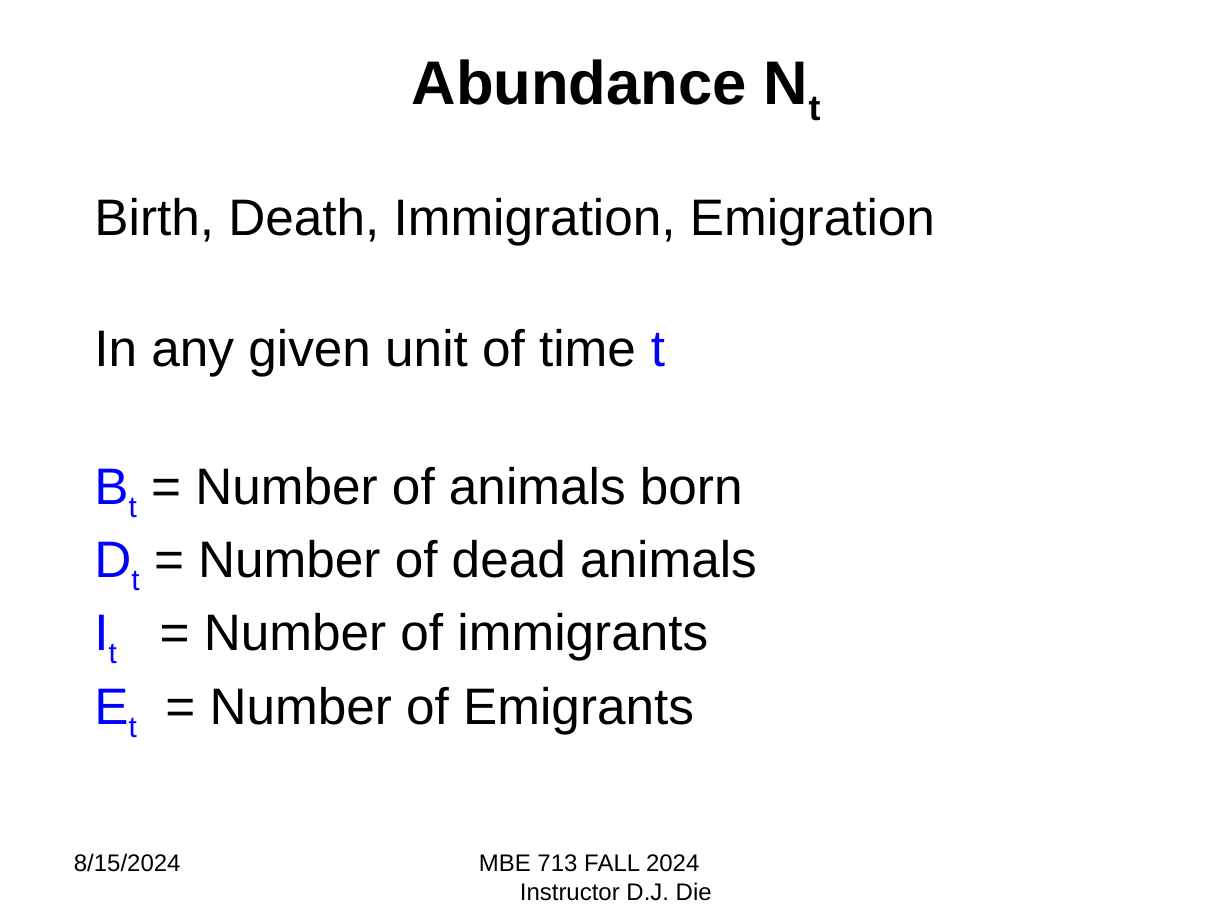
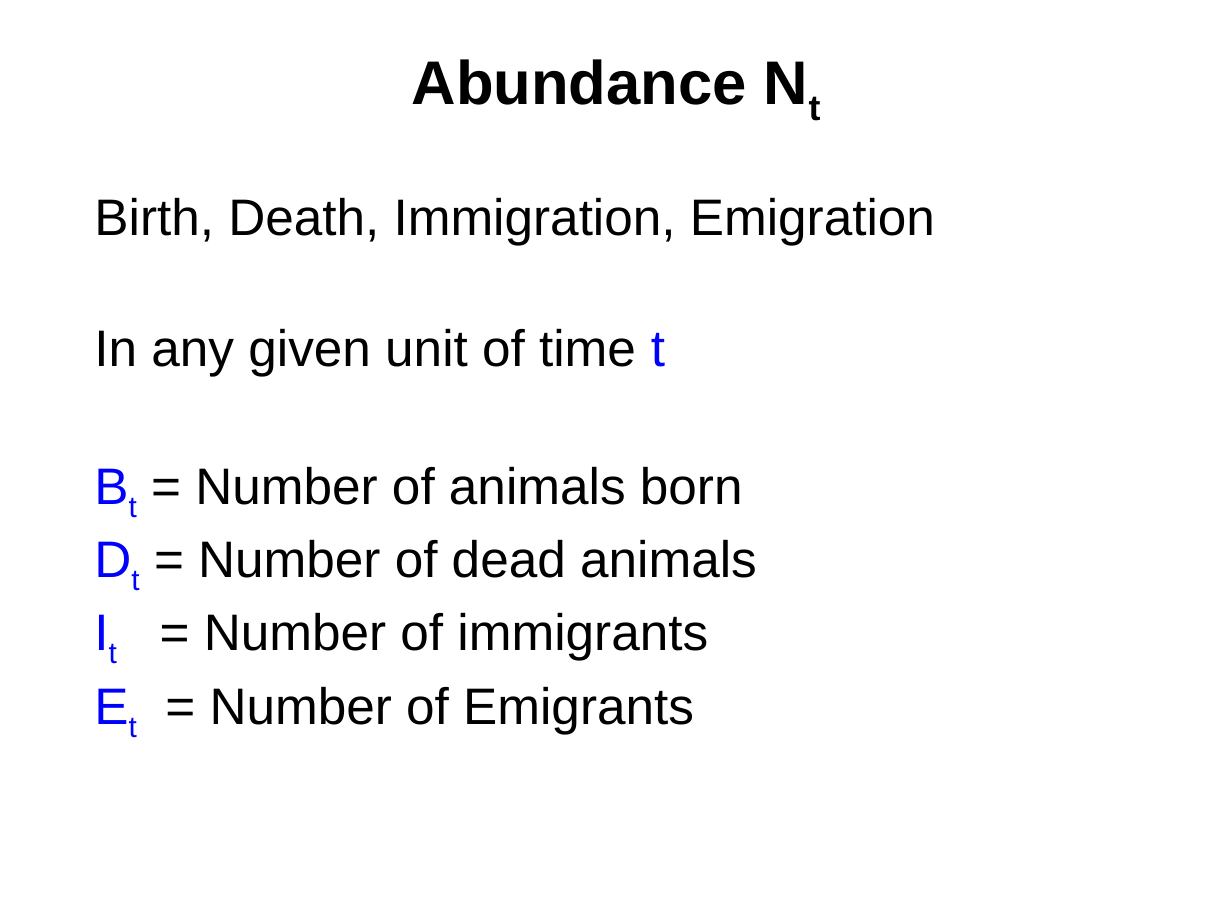
Before and after one commit to ebabcock/MBE713Population-Dynamics, a slide deck: slide 2 of Module3_exponential_growth/2.Exponential Growth.pptx. Drawn at 1232x924 pixels with LibreOffice and Linux fonts; fonts in the diff are those of the drawing. Boxes give left, top, right and bottom in pixels: in the first picture for what was removed or moved away, otherwise in the second. Text is boxed around its words. In the diff, an @@ line names an element or a change of style, - is before the commit and + after.

```diff
--- a/Module3_exponential_growth/2.Exponential Growth.pptx
+++ b/Module3_exponential_growth/2.Exponential Growth.pptx
@@ text removed at bbox=[74, 853, 181, 872] @@
-8/15/2024
@@ text removed at bbox=[479, 854, 712, 901] @@
-MBE 713 FALL 2024 Instructor D.J. Die
```
Also in this commit, not shown: 7 other slides changed, 3 slides added, 1 slide removed, 25 other files.
